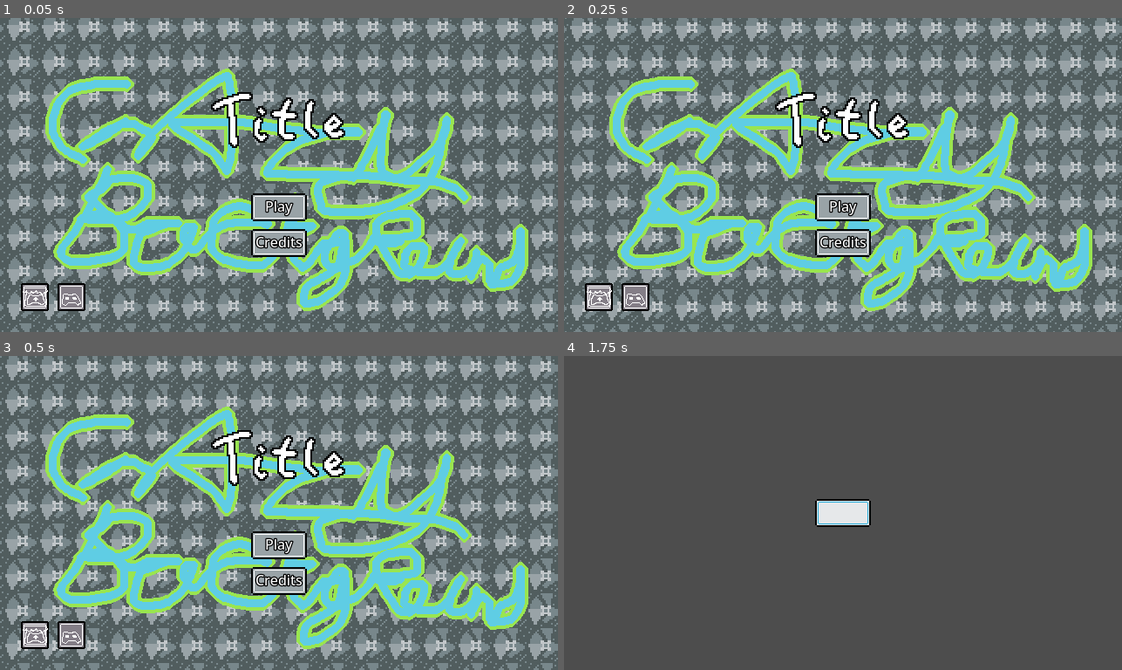
Above: before the commit, frames 1-4 (two rows, left to right).
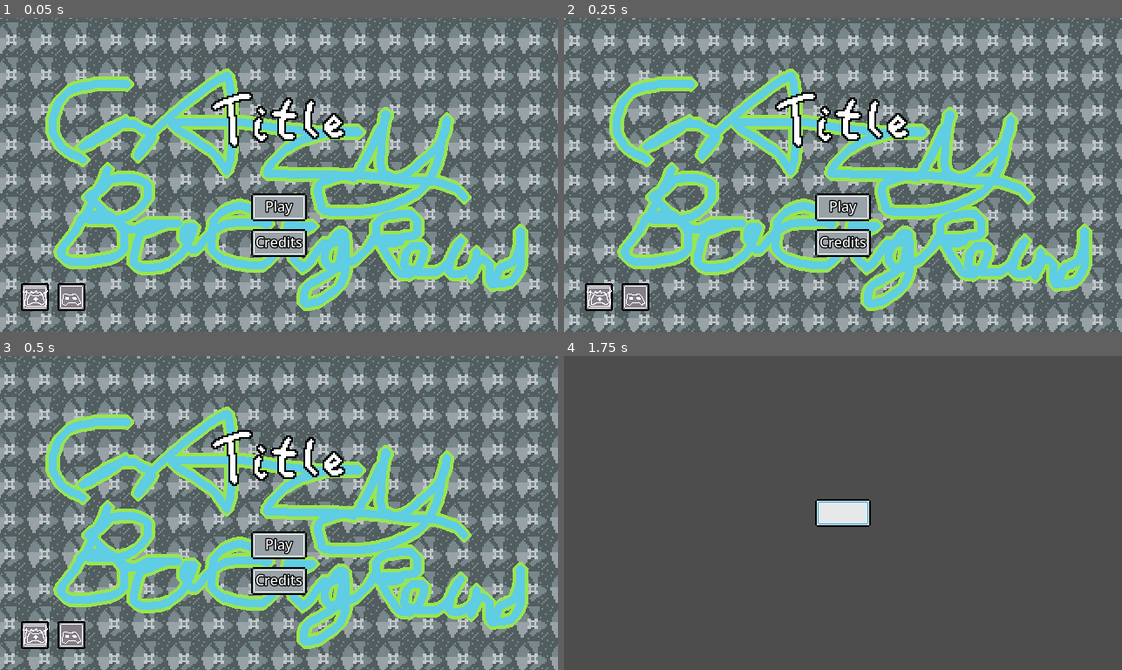
Above: after the commit, the same moments.

Repository: Simplexeon/SimplExtensions
Game: Godot game, scene res://SimplExtensions/MainMenu/MainMenu.tscn
Same seed, same stepped clock (60 frames per second), same inputs: the game is played once before the commit and once after it. The project has no main scene, so this scene is started directly.
Inputs (mouse positions are in pixels of both pictures, inside the frame that each line leads up to):
- Up to frame 1 (0.05 s): no input
- Up to frame 2 (0.25 s): no input
- Up to frame 3 (0.5 s): no input
- Up to frame 4 (1.75 s): click (843, 544) at 0.5 s; click (843, 513) at 1.25 s

The runs differ from the first frame. In frame 1, 53% of the frame differs, in the area x 0-100%, y 0-100%; in frame 2, 53%; in frame 3, 53%; in frame 4, nothing differs.

Commit message:
Updated ReadMe

Diff:
--- a/SimplExtensions/MainMenu/MainMenu.tscn
+++ b/SimplExtensions/MainMenu/MainMenu.tscn
@@ -47,10 +47,10 @@
 anchor_top = 0.5
 anchor_right = 0.5
 anchor_bottom = 0.5
-offset_left = -342.275
-offset_top = -157.725
-offset_right = 297.725
-offset_bottom = 202.275
+offset_left = -357.165
+offset_top = -142.835
+offset_right = 282.835
+offset_bottom = 217.165
 grow_horizontal = 2
 grow_vertical = 2
 scale = Vector2(2, 2)
--- a/SimplExtensions/Transitions/Transition2D.tscn
+++ b/SimplExtensions/Transitions/Transition2D.tscn
@@ -6,7 +6,6 @@
 
 [node name="Transition2D" type="Node2D"]
 modulate = Color(0, 0, 0, 1)
-position = Vector2(320, 180)
 scale = Vector2(1348, 596)
 script = ExtResource("1_4ylly")
 FreeOnEnd = null
--- a/project.godot
+++ b/project.godot
@@ -18,6 +18,7 @@
 
 window/size/viewport_width=640
 window/size/viewport_height=360
+window/stretch/mode="viewport"
 
 [rendering]
 
Not shown, changed: README.md
